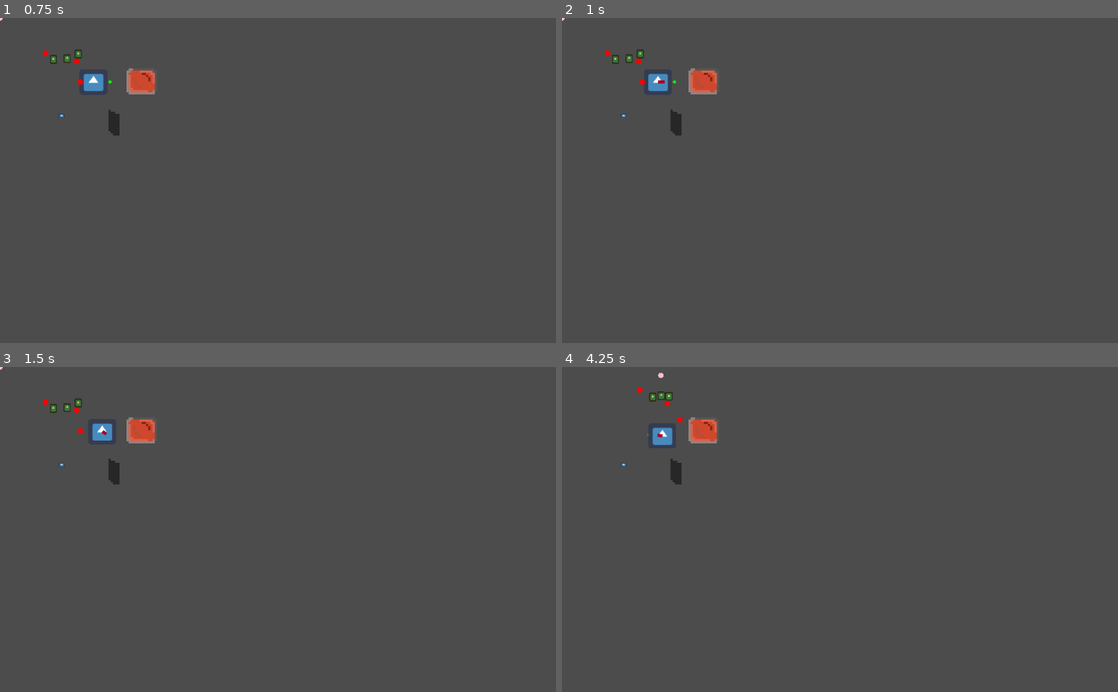
Above: before the commit, frames 1-4 (two rows, left to right).
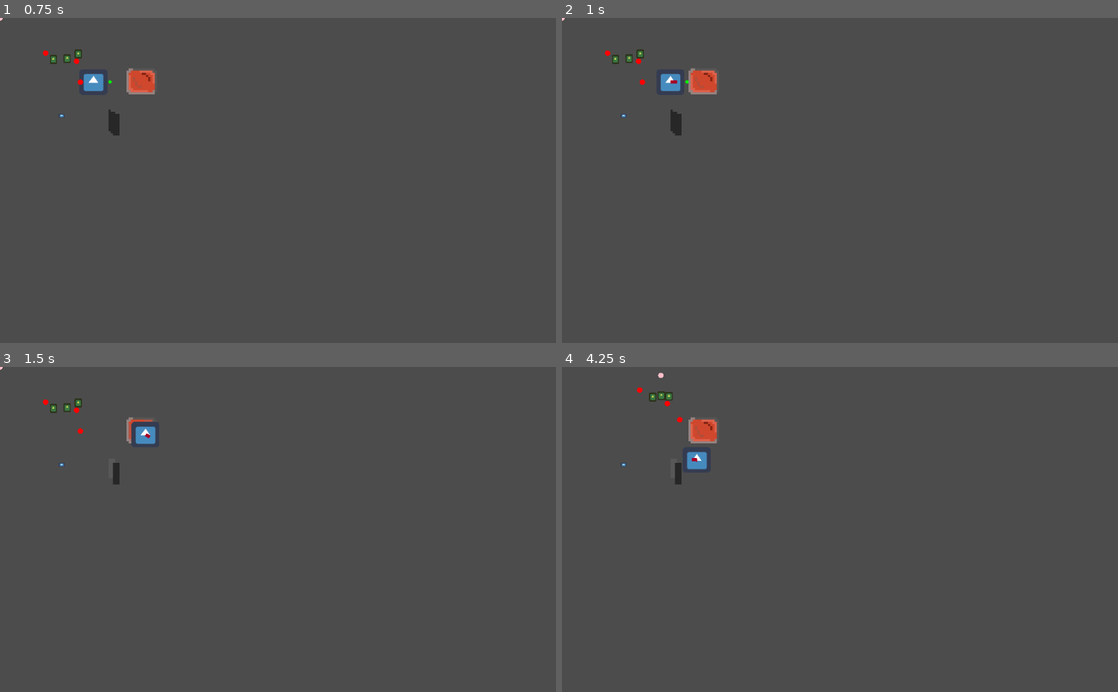
Above: after the commit, the same moments.

Repository: Cartogy/GWJ24
Game: Godot game, scene res://Levels/example_level.tscn
Same seed, same stepped clock (60 frames per second), same inputs: the game is played once before the commit and once after it. The project has no main scene, so this scene is started directly. The engine's default icon, where the game draws it, is replaced by a stand-in: a white triangle on a blue panel in a dark square.
Inputs (mouse positions are in pixels of both pictures, inside the frame that each line leads up to):
- Up to frame 1 (0.75 s): move the mouse to (400, 164) at 0.52 s; hold Right (ui_right) from 0.53 s (still down); hold G (duck_cmd) from 0.53 s (still down)
- Up to frame 2 (1 s): keep holding Right (ui_right); keep holding G (duck_cmd); tap O (unlocking, bound only after the commit) at 0.8 s
- Up to frame 3 (1.5 s): move the mouse to (166, 545) at 1.27 s; release Right (ui_right) at 1.28 s; release G (duck_cmd) at 1.28 s; hold Down (ui_down) from 1.28 s (still down); tap O (unlocking, bound only after the commit) at 1.35 s
- Up to frame 4 (4.25 s): tap G (duck_cmd) at 1.55, 3.05 s; move the mouse to (895, 458) at 2.02 s; release Down (ui_down) at 2.03 s; hold Right (ui_right) 2.03-2.78 s; hold T (chick_cmd) 2.03-2.78 s; tap O (unlocking, bound only after the commit) at 2.3, 3.8 s; move the mouse to (812, 594) at 2.77 s; hold Up (ui_up) 2.78-3.53 s; tap R (drop_item) at 2.85 s; tap Enter at 3.5 s; move the mouse to (1006, 578) at 3.52 s; hold Left (ui_left) from 3.53 s (still down); hold G (duck_cmd) from 3.53 s (still down)

Frame 1 is identical in both runs. In frame 2, 0.3% of the frame differs, in the area x 15-23%, y 17-23%; in frame 3, 0.6%, in the area x 16-29%, y 16-36%; in frame 4, 0.5%.

Commit message:
Added Lock effect objects

Diff:
--- a/Levels/example_level.tscn
+++ b/Levels/example_level.tscn
@@ -1,10 +1,11 @@
-[gd_scene load_steps=6 format=2]
+[gd_scene load_steps=7 format=2]
 
 [ext_resource path="res://Scenes/DuckChickControl.tscn" type="PackedScene" id=1]
 [ext_resource path="res://Scenes/Switch/Switch.tscn" type="PackedScene" id=2]
 [ext_resource path="res://Scenes/Effects/Door/DoorEffect.tscn" type="PackedScene" id=3]
 [ext_resource path="res://Scenes/ItemManager/ItemManager.tscn" type="PackedScene" id=4]
 [ext_resource path="res://Scenes/Items/Lock/Lock.tscn" type="PackedScene" id=5]
+[ext_resource path="res://Scenes/Effects/LockEffects/Lock_test.tscn" type="PackedScene" id=6]
 
 [node name="ExampleLevel" type="Node2D"]
 
@@ -15,6 +16,9 @@
 [node name="DuckChickController" parent="." instance=ExtResource( 1 )]
 position = Vector2( -1.25992, 0 )
 
+[node name="Data" parent="DuckChickController/PlayerController" index="0"]
+duck_dettached_speed = 150.0
+
 [node name="DoorEffect" parent="." instance=ExtResource( 3 )]
 position = Vector2( 207.568, 184.875 )
 scale = Vector2( 4, 4 )
@@ -24,14 +28,18 @@
 
 [node name="Item" parent="." instance=ExtResource( 5 )]
 position = Vector2( 113.461, 180.203 )
+item_manager_path = NodePath("../ItemManager")
+
+[node name="Lock" parent="." instance=ExtResource( 6 )]
+position = Vector2( 453.845, 205.565 )
+key_path = NodePath("../Item")
 [connection signal="change_item_entity" from="DuckChickController/PlayerController" to="ItemManager" method="_on_PlayerController_change_item_entity"]
-[connection signal="give_desired_direction" from="DuckChickController/PlayerController/StateMachine/DuckMovement" to="DuckChickController/Duck" method="_on_DuckMovement_give_desired_direction"]
-[connection signal="stop_moving" from="DuckChickController/PlayerController/StateMachine/DuckMovement" to="DuckChickController/Duck" method="_on_DuckMovement_stop_moving"]
-[connection signal="calculate_flock_center_average" from="DuckChickController/PlayerController/StateMachine/ChickHordeMovement" to="DuckChickController/FlockManager" method="_on_ChickHordeMovement_calculate_flock_center_average"]
-[connection signal="update_flock_center" from="DuckChickController/PlayerController/StateMachine/ChickHordeMovement" to="DuckChickController/FlockManager" method="_on_ChickHordeMovement_update_flock_center"]
+[connection signal="unlocking" from="DuckChickController/PlayerController" to="ItemManager" method="_on_PlayerController_unlocking"]
 [connection signal="update_position_entity" from="DuckChickController/Duck" to="ItemManager" method="_on_Duck_update_position_entity"]
 [connection signal="update_entity_position" from="DuckChickController/FlockManager" to="ItemManager" method="_on_FlockManager_update_entity_position"]
 [connection signal="notify_item_manager" from="Item" to="ItemManager" method="_on_Item_notify_item_manager"]
+[connection signal="notify_entity_is_near" from="Lock" to="ItemManager" method="_on_Lock_notify_entity_is_near"]
+[connection signal="notify_entity_left" from="Lock" to="ItemManager" method="_on_Lock_notify_entity_left"]
 
 [editable path="DuckChickController"]
 
--- /dev/null
+++ b/Scenes/Effects/LockEffects/Lock.tscn
@@ -0,0 +1,12 @@
+[gd_scene load_steps=2 format=2]
+
+[ext_resource path="res://Scenes/Effects/LockEffects/lock.gd" type="Script" id=1]
+
+[node name="Lock" type="Node2D"]
+script = ExtResource( 1 )
+
+[node name="Area2D" type="Area2D" parent="."]
+
+[node name="CollisionShape2D" type="CollisionShape2D" parent="Area2D"]
+[connection signal="body_entered" from="Area2D" to="." method="_on_Area2D_body_entered"]
+[connection signal="body_exited" from="Area2D" to="." method="_on_Area2D_body_exited"]
--- /dev/null
+++ b/Scenes/Effects/LockEffects/Lock_test.tscn
@@ -0,0 +1,20 @@
+[gd_scene load_steps=5 format=2]
+
+[ext_resource path="res://Scenes/Effects/LockEffects/Lock.tscn" type="PackedScene" id=1]
+[ext_resource path="res://Scenes/Effects/LockEffects/lock_test.gd" type="Script" id=2]
+
+[sub_resource type="RectangleShape2D" id=1]
+
+[sub_resource type="CircleShape2D" id=2]
+radius = 21.2315
+
+[node name="Lock" instance=ExtResource( 1 )]
+script = ExtResource( 2 )
+
+[node name="StaticBody2D" type="StaticBody2D" parent="." index="0"]
+
+[node name="CollisionShape2D" type="CollisionShape2D" parent="StaticBody2D" index="0"]
+shape = SubResource( 1 )
+
+[node name="CollisionShape2D" parent="Area2D" index="0"]
+shape = SubResource( 2 )
--- /dev/null
+++ b/Scenes/Effects/LockEffects/lock.gd
@@ -0,0 +1,34 @@
+extends Node2D
+
+class_name Lock
+
+signal notify_entity_is_near(lock)
+signal notify_entity_left
+
+export (NodePath) var key_path
+var key
+var near_lock
+
+
+
+func _ready():
+	key = get_node(key_path)
+
+func apply_key_item(key_item) -> bool:
+	if key_item == key:
+		unlock()
+		return true
+	else:
+		return false
+
+func unlock():
+	pass
+
+
+# Notify Item Manager to update the DataEntities
+func _on_Area2D_body_entered(body):
+	emit_signal("notify_entity_is_near", self)
+
+
+func _on_Area2D_body_exited(body):
+	emit_signal("notify_entity_left")
--- /dev/null
+++ b/Scenes/Effects/LockEffects/lock_test.gd
@@ -0,0 +1,4 @@
+extends "lock.gd"
+
+func unlock():
+	$StaticBody2D/CollisionShape2D.set_deferred("disabled", true)
--- a/Scenes/FlockManager/flock_manager.gd
+++ b/Scenes/FlockManager/flock_manager.gd
@@ -55,7 +55,6 @@
 	for chick in chicks:
 		chick.goal_point = new_goal
 		chick.set_desired_direction_v(dir)
-		#chick.set_avg_center(average_flock_center)
 
 
 func calculate_average_center() -> Vector2:
--- a/Scenes/ItemManager/entity_items.gd
+++ b/Scenes/ItemManager/entity_items.gd
@@ -4,6 +4,7 @@
 
 var current_item : Item
 var entity_position : Vector2
+var near_lock : Lock
 
 func _ready():
 	entity_position = Vector2.ZERO
@@ -28,3 +29,13 @@
 
 func update_item_position():
 	current_item.global_position = entity_position
+
+func set_lock(val):
+	near_lock = val
+
+func get_lock():
+	if near_lock != null:
+		return near_lock
+
+func remove_lock():
+	near_lock = null
--- a/Scenes/ItemManager/item_manager.gd
+++ b/Scenes/ItemManager/item_manager.gd
@@ -15,6 +15,7 @@
 	if Input.is_action_pressed("drop_item"):
 		if cur_entity_item.has_item:
 			activate_item()
+
 
 func _physics_process(delta):
 	if cur_entity_item.has_item:
@@ -53,7 +54,18 @@
 		print(cur_entity_item.name)
 		deactivate_item(item)
 
+func set_entity_lock(lock):
+	cur_entity_item.set_lock(lock)
 
+func unlock_lock():
+	var item = cur_entity_item.get_current_item()
+	var lock = cur_entity_item.get_lock()
+
+	if item && lock:
+		if lock.apply_key_item(item):
+			cur_entity_item.set_current_item(null)
+			cur_entity_item.has_item = false
+			cur_entity_item.set_lock(null)
 
 func _on_PlayerController_change_item_entity(state):
 	set_entity_state(state)
@@ -74,3 +86,15 @@
 
 func _on_Item_notify_item_manager(item):
 	pickup_item(item)
+
+
+func _on_Lock_notify_entity_is_near(lock):
+	set_entity_lock(lock)
+
+
+func _on_Lock_notify_entity_left():
+	cur_entity_item.set_lock(null)
+
+
+func _on_PlayerController_unlocking():
+	unlock_lock()
--- a/Scenes/PlayerController/player_controller.gd
+++ b/Scenes/PlayerController/player_controller.gd
@@ -7,6 +7,8 @@
 signal change_chick_speed(spd)
 
 signal change_item_entity(state)
+
+signal unlocking
 
 signal deactivate_duck
 signal activate_duck
@@ -26,6 +28,8 @@
 		emit_signal("change_flock_state", "Follow")
 		emit_signal("change_duck_speed", $Data.duck_attached_speed)
 		emit_signal("change_chick_speed", $Data.chick_attached_speed)
+	elif event.is_action_pressed("unlocking"):
+		emit_signal("unlocking")
 
 # Direct control of Movement entities
 func get_input():
@@ -35,6 +39,7 @@
 		cur_state = "DuckController"
 		emit_signal("change_item_entity", "Duck")
 		emit_signal("activate_duck")
+		emit_signal("change_duck_speed", $Data.duck_dettached_speed)
 
 	elif Input.is_action_pressed("chick_cmd") && cur_state != "ChickController":		#T
 		$StateMachine.change_state("ChickController")
--- a/Scenes/Tests/boid.gd
+++ b/Scenes/Tests/boid.gd
@@ -20,8 +20,10 @@
 var desired_direction_v = Vector2.ZERO
 var group_avg : Vector2
 
+var forward_v
+
 func _ready():
-	pass
+	forward_v = Vector2(1,0)
 
 func _input(event):
 	pass
@@ -33,9 +35,14 @@
 	if goal != null:
 		velocity = to_goal(get_global_position(), goal)
 
+	var i_v = Vector2(0,0)
+	if velocity != Vector2(0,0):
+		i_v = forward_v
+		if velocity.x != 0 || velocity.y != 0:
+			i_v = lerp(forward_v, velocity, 0.5)
+			forward_v = i_v
 
-
-	move_and_slide(velocity)
+	move_and_slide(i_v)
 
 	#move_and_slide(center_v)
 
@@ -48,6 +55,7 @@
 	var dir_v
 	if v.length() > MAX_DISTANCE:
 		v = v.normalized()
+
 		dir_v = v * speed
 	else:
 		dir_v = Vector2.ZERO
--- a/Scenes/Tests/boid_manager.gd
+++ b/Scenes/Tests/boid_manager.gd
@@ -4,6 +4,10 @@
 
 var boids = []
 var average_center = Vector2.ZERO
+
+var t = 0
+
+var interpolate
 
 func _ready():
 
@@ -30,13 +34,17 @@
 	var avg_cntr = calc_avg_center()
 	$Position2D.position = avg_cntr
 	var v_dir = dir  * 50
+
+	t += delta * 0.4
+
 	var goal_from_avg_center = avg_cntr + v_dir
+	var interpolate = avg_cntr.linear_interpolate(goal_from_avg_center, 0.9)
+
 	average_center += dir * 2
 	var goal_v = average_center + (dir * 2)
-	#update_boids(average_center)
+
 	update_boids(goal_from_avg_center)
-	#update_boids_direction(dir * 130)
-	#update_boids_avg_cntr(avg_cnr)
+
 
 
 func update_boids(new_goal):
--- a/project.godot
+++ b/project.godot
@@ -35,6 +35,11 @@
 "path": "res://Scenes/Items/item.gd"
 }, {
 "base": "Node2D",
+"class": "Lock",
+"language": "GDScript",
+"path": "res://Scenes/Effects/LockEffects/lock.gd"
+}, {
+"base": "Node2D",
 "class": "Switch",
 "language": "GDScript",
 "path": "res://Scenes/Switch/switch.gd"
@@ -50,6 +55,7 @@
 "Chick": "",
 "Duck": "",
 "Item": "",
+"Lock": "",
 "Switch": "",
 "VectorMovement": ""
 }
@@ -100,6 +106,11 @@
 "events": [ Object(InputEventKey,"resource_local_to_scene":false,"resource_name":"","device":0,"alt":false,"shift":false,"control":false,"meta":false,"command":false,"pressed":false,"scancode":69,"unicode":0,"echo":false,"script":null)
  ]
 }
+unlocking={
+"deadzone": 0.5,
+"events": [ Object(InputEventKey,"resource_local_to_scene":false,"resource_name":"","device":0,"alt":false,"shift":false,"control":false,"meta":false,"command":false,"pressed":false,"scancode":79,"unicode":0,"echo":false,"script":null)
+ ]
+}
 
 [rendering]
 
